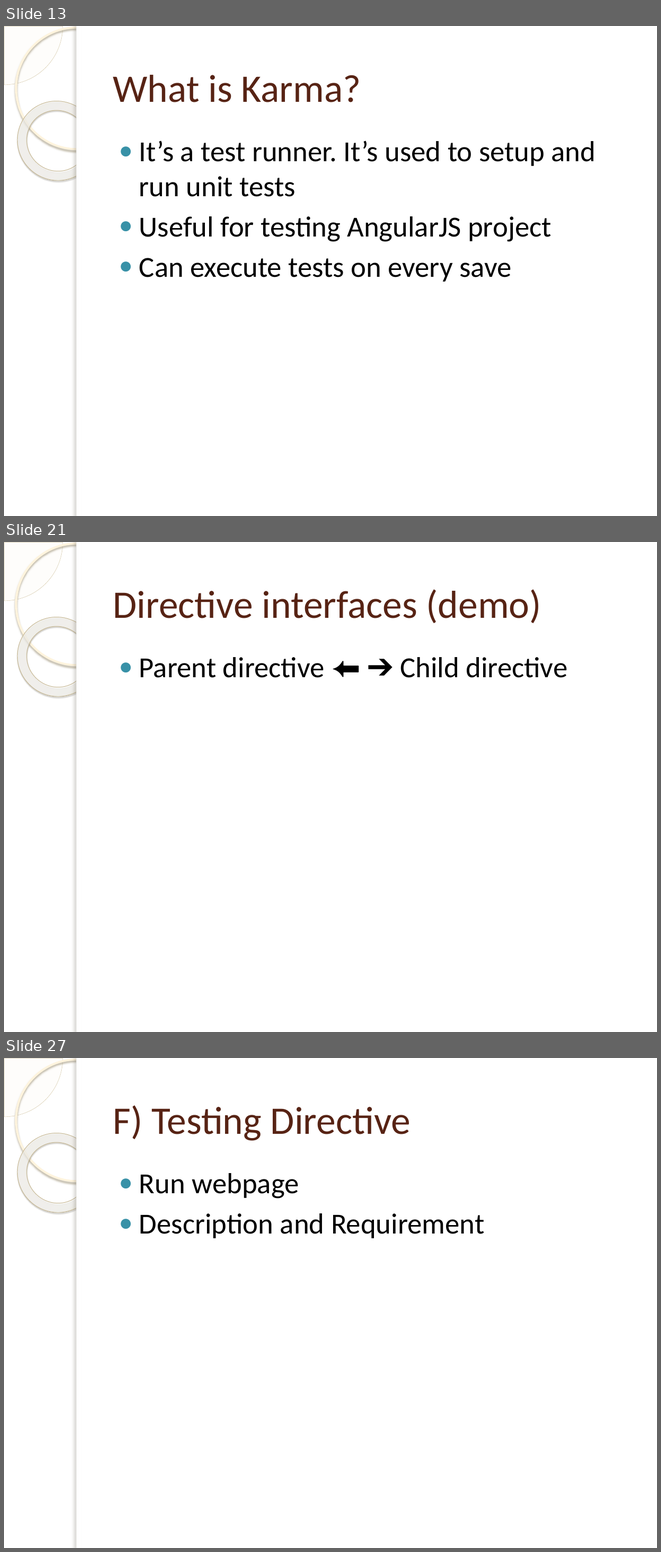
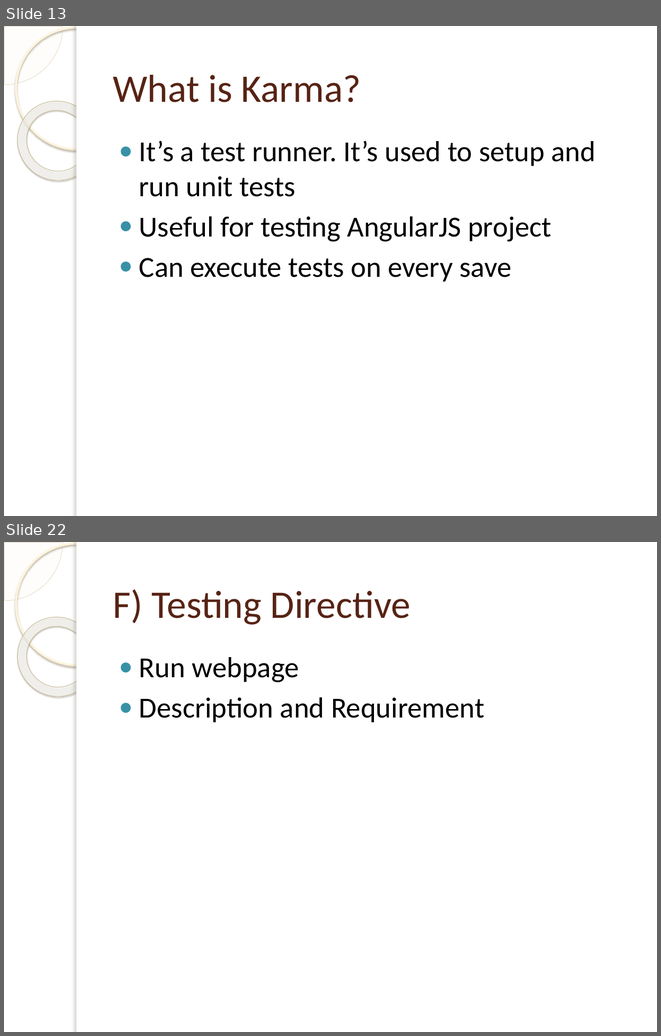
Before and after one commit to xuancong246/documents, a slide deck: Ebooks/AngularJS/Training/UnitTesting/AngularJS-Unit-Testing.pptx. Shown one above the other, each under a label of ours: slides 13, 21 and 27 before the commit, slides 13 and 22 after it; the slides between them are not shown. The pictures are 661x1552 and 661x1036 pixels, drawn with LibreOffice and Linux fonts; fonts in the diff are those of the drawing; background and template pictures are left out. Boxes give left, top, right and bottom in pixels: in the first picture for what was removed or moved away, otherwise in the second. Text is boxed around its words. In the diff, an @@ line names an element or a change of style, - is before the commit and + after.

```diff
--- a/Ebooks/AngularJS/Training/UnitTesting/AngularJS-Unit-Testing.pptx
+++ b/Ebooks/AngularJS/Training/UnitTesting/AngularJS-Unit-Testing.pptx
@@ slide 21 removed at bbox=[4, 542, 657, 1032], background picture (left out); not listed: 5 template elements that a slide beside it also shows @@
@@ title removed at bbox=[113, 589, 541, 623] @@
-Directive interfaces (demo)
@@ text removed at bbox=[139, 657, 567, 678] @@
-● Parent directive ⬅ ➔ Child directive
@@ what was slide 27 is now slide 22 @@
```
Also in this commit, not shown: 5 slides changed, 3 slides added, 7 other slides removed.
